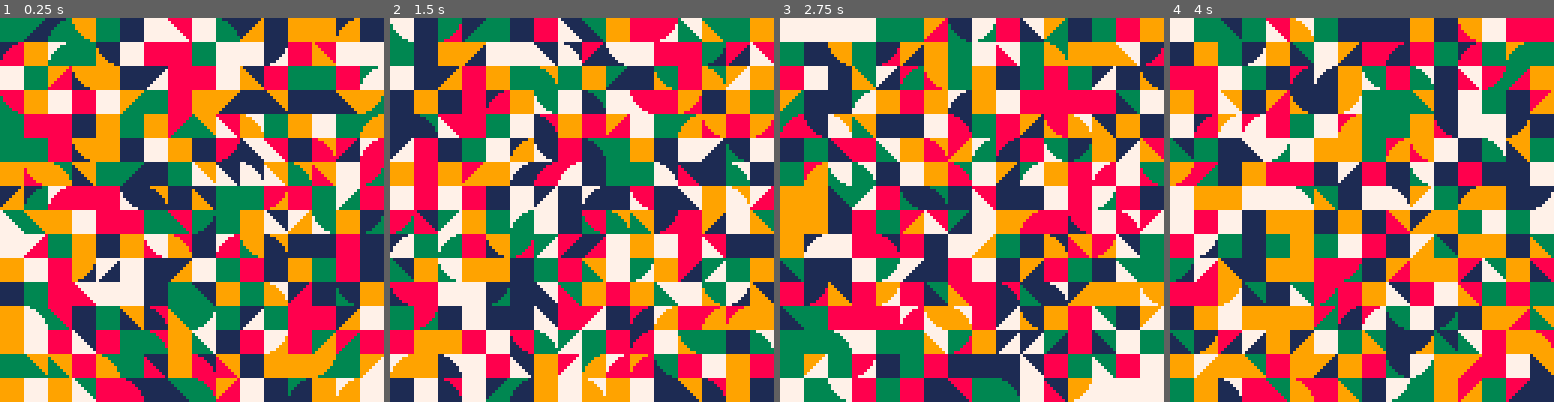
Above: before the commit, frames 1-4 (left to right).
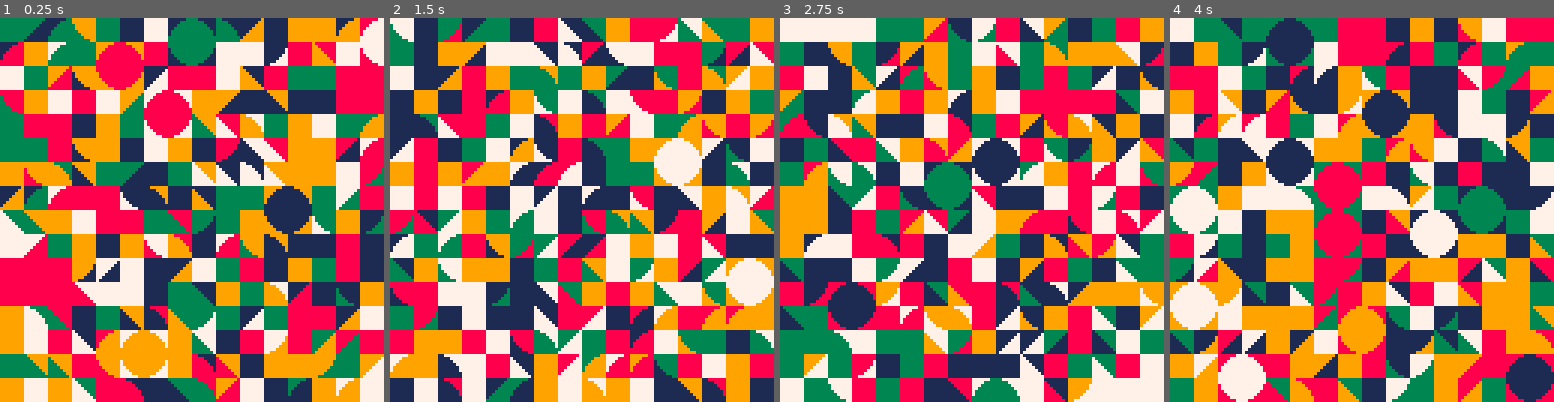
Above: after the commit, the same moments.

Repository: eduvf/PICO-8-experiments
Game: PICO-8 cartridge tile.p8
Same seed, same stepped clock (60 frames per second), same inputs: the game is played once before the commit and once after it.
Inputs:
- Up to frame 1 (0.25 s): no input
- Up to frame 2 (1.5 s): tap O (Z key) at 0.7 s
- Up to frame 3 (2.75 s): tap O (Z key) at 1.7, 2.1, 2.5 s
- Up to frame 4 (4 s): tap O (Z key) at 2.9, 3.3, 3.7 s

The runs differ from the first frame. In frame 1, 11% of the frame differs, in the area x 0-100%, y 0-94%; in frame 2, 2.3%; in frame 3, 3.6%; in frame 4, 19%, in the area x 0-100%, y 0-100%.

Commit message:
add random circles

Diff:
--- a/tile.p8
+++ b/tile.p8
@@ -16,12 +16,26 @@
   -- cls(rnd(colors))
   for y = 0, 16 do
     for x = 0, 16 do
-      rectfill(x*8, y*8, x*8+8, y*8+8, rnd(colors))
+      rectfill(x*8, y*8, x*8+7, y*8+7, rnd(colors))
       if rnd{true, false} then
         pal(15, rnd(colors))
         spr(rnd{1, 2}, x*8, y*8, 1, 1, rnd{true, false}, rnd{true, false})
       end
     end
+  end
+
+  for i = 1, flr(rnd(16)) do
+    local x = flr(rnd(16))
+    local y = flr(rnd(16))
+    local fg = rnd(colors)
+    local bg = rnd(colors)
+
+    rectfill(x*8, y*8, x*8+15, y*8+15, bg)
+    pal(15, fg)
+    spr(2, x*8,   y*8,   1, 1, false, false)
+    spr(2, x*8+8, y*8,   1, 1, true,  false)
+    spr(2, x*8,   y*8+8, 1, 1, false, true)
+    spr(2, x*8+8, y*8+8, 1, 1, true,  true)
   end
 end
 __gfx__
